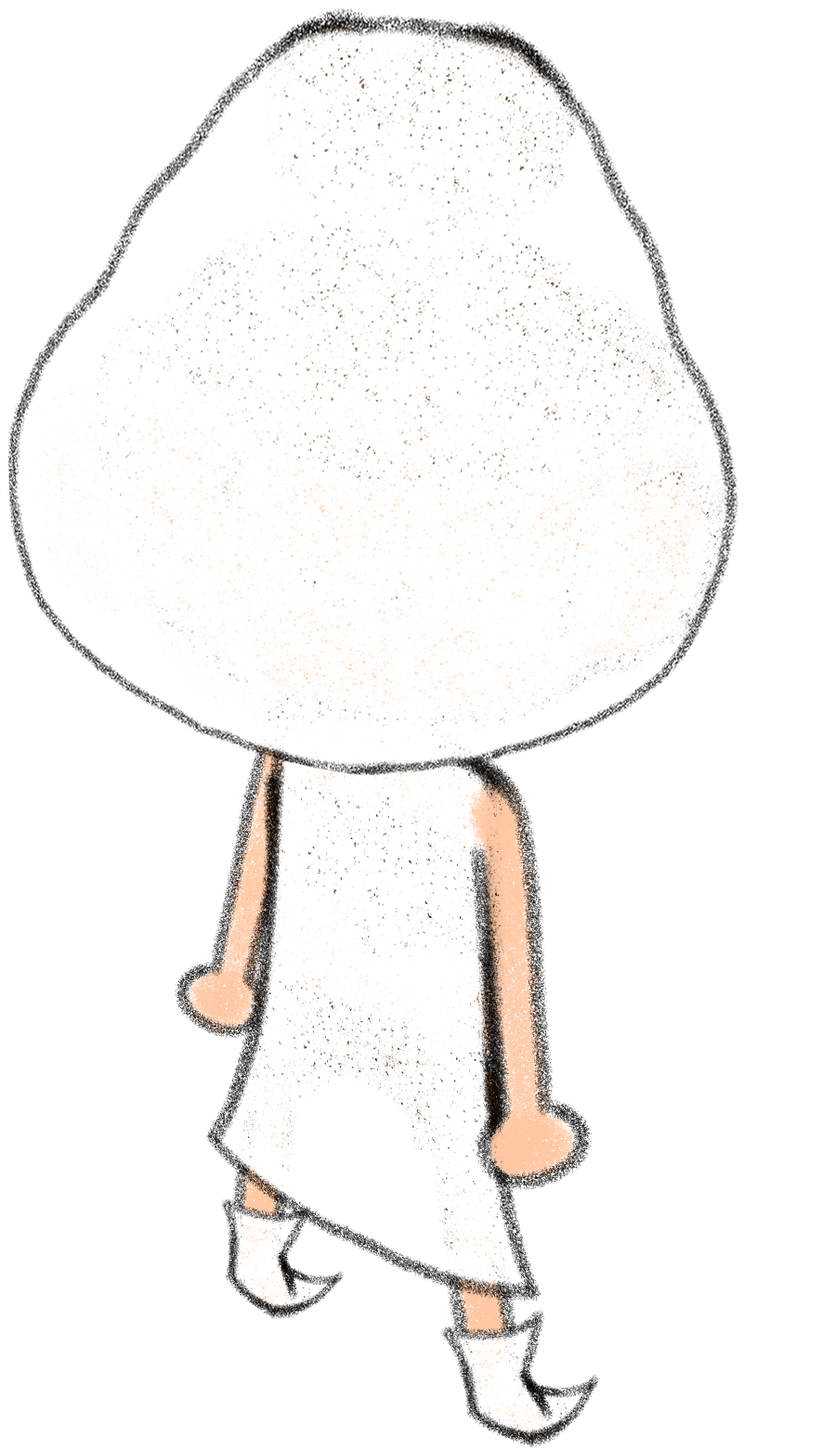
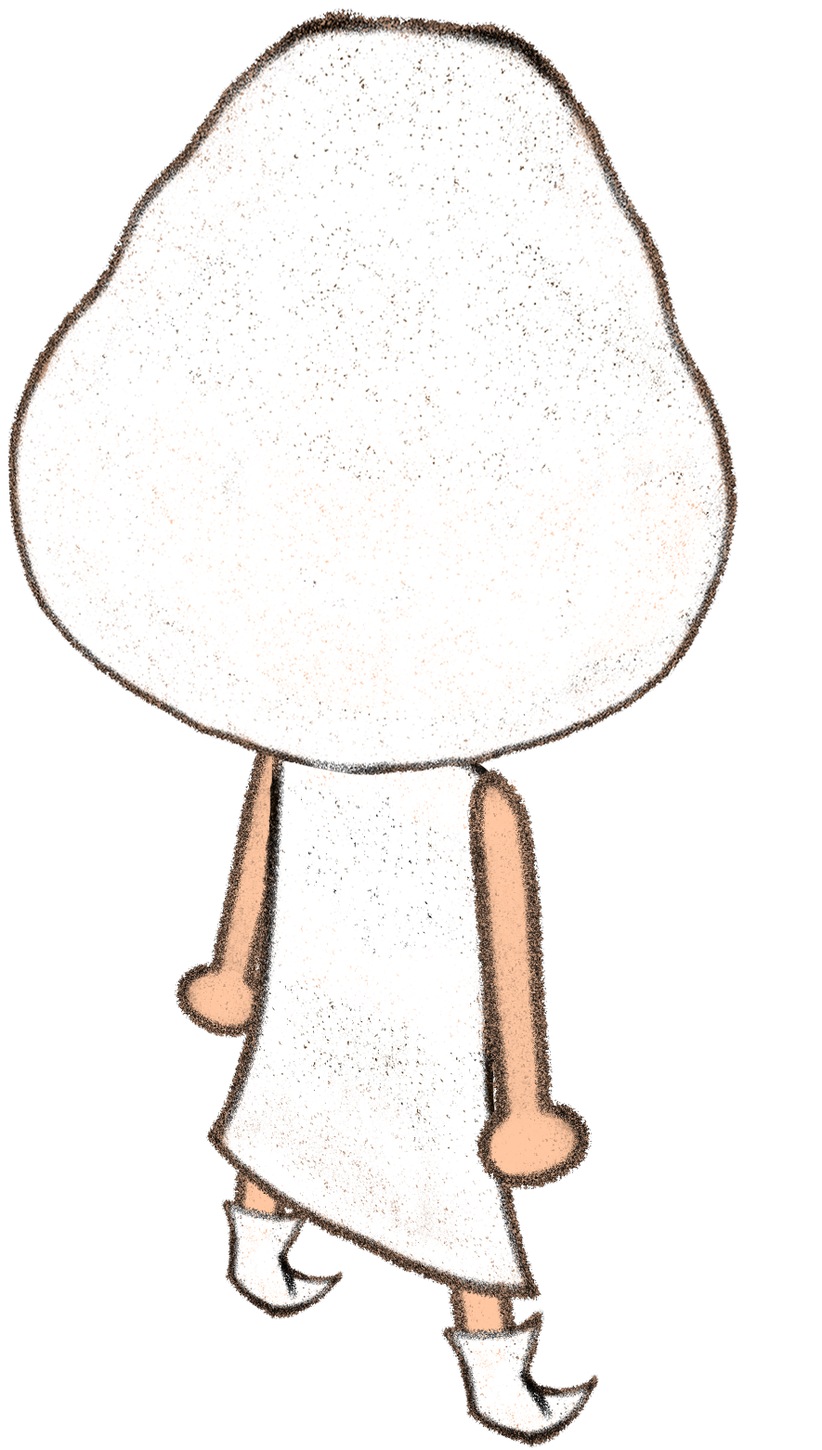
Layered file, before and after one edit (822×1450). Changes by layer:
painted on "diagonal arriba cabeza" over (8, 8, 739, 776)
painted on "1_brazo_derecho" over (466, 767, 592, 1191)
painted on "diagonal cuerpo" over (206, 640, 542, 1302)
painted on "PIERNA IZQ" over (220, 948, 343, 1320)
painted on "PIERNA DER" over (417, 1033, 598, 1448)
painted on "5_brazo_izq" over (174, 705, 321, 1038)
